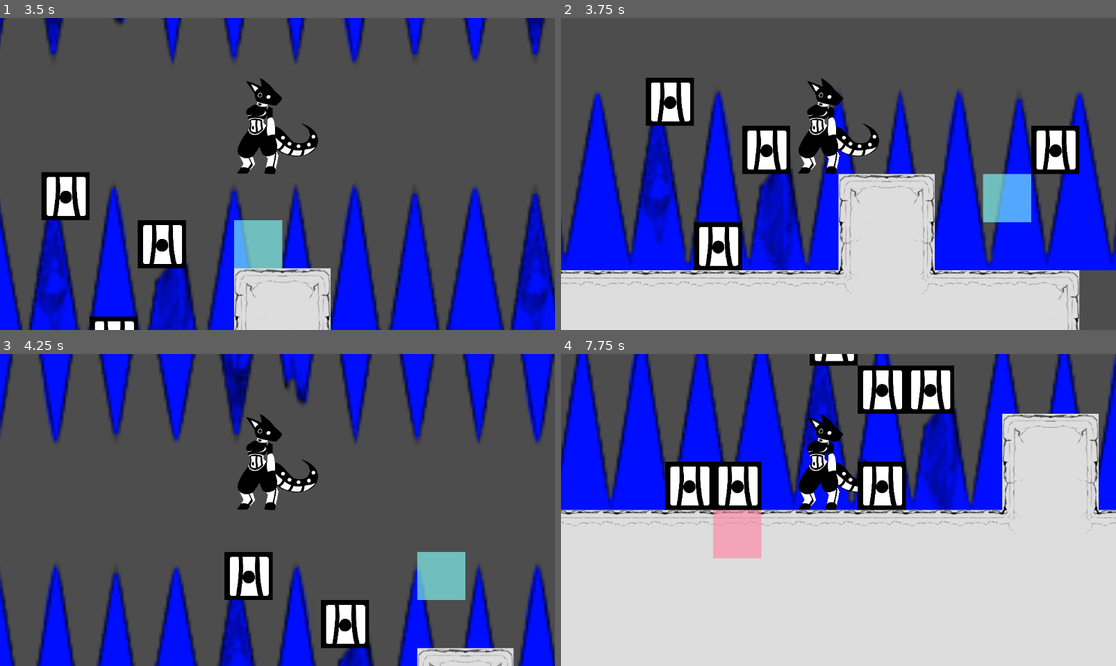
Above: before the commit, frames 1-4 (two rows, left to right).
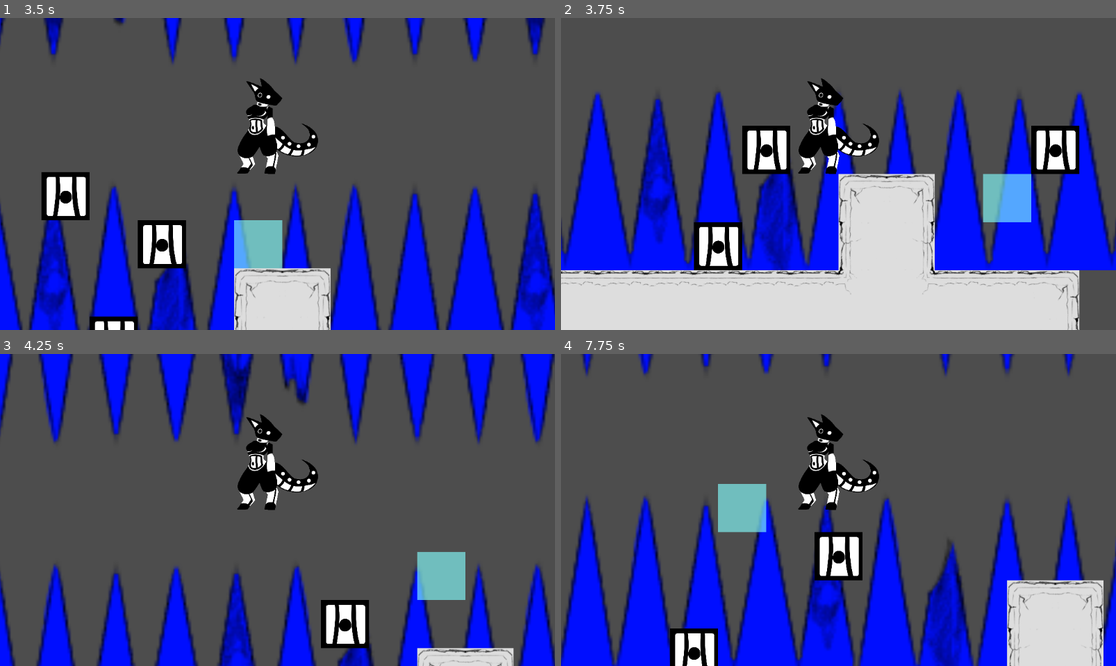
Above: after the commit, the same moments.

Repository: scales-in-git/TeamTime
Game: Godot game, scene res://Scenes/Levels/Debug/DebugLevel.tscn
Two runs of this game, one before a commit and one after it. Both use one fixed random seed, a clock stepped at 60 frames per second and the inputs below. The project has no main scene, so this scene is started directly.
Inputs (mouse positions are in pixels of both pictures, inside the frame that each line leads up to):
- Up to frame 1 (3.5 s): tap Enter at 0.5 s; move the mouse to (399, 158) at 0.52 s; press the mouse at (399, 158) at 0.53 s; hold D (player_right) 0.53-1.28 s; tap Space (player_jump) at 0.77, 1.52, 2.75, 3.02 s; move the mouse to (166, 189) at 1.27 s; release the mouse at (166, 189) at 1.28 s; hold A (player_left) 1.28-2.03 s; click (166, 189) at 1.35 s; move the mouse to (333, 105) at 2.02 s; press the mouse at (333, 105) at 2.03 s; hold D (player_right) from 2.03 s (still down); move the mouse to (249, 236) at 2.77 s; release the mouse at (249, 236) at 2.78 s; click (249, 236) at 2.85 s
- Up to frame 2 (3.75 s): move the mouse to (1005, 220) at 3.52 s; release D (player_right) at 3.53 s; press the mouse at (1005, 220) at 3.53 s; hold A (player_left) from 3.53 s (still down)
- Up to frame 3 (4.25 s): keep holding A (player_left); tap Space (player_jump) at 3.77 s
- Up to frame 4 (7.75 s): move the mouse to (672, 463) at 4.27 s; release the mouse at (672, 463) at 4.28 s; click (672, 463) at 4.35 s; tap Space (player_jump) at 4.52, 6.02, 6.77, 7.25, 7.52 s; move the mouse to (866, 510) at 5.02 s; press the mouse at (866, 510) at 5.03 s; tap Enter at 5.75 s; move the mouse to (755, 432) at 5.77 s; release A (player_left) at 5.78 s; release the mouse at (755, 432) at 5.78 s; hold D (player_right) from 5.78 s (still down); click (755, 432) at 5.85 s; move the mouse to (960, 494) at 6.52 s; press the mouse at (960, 494) at 6.53 s; move the mouse to (727, 525) at 7.27 s; release the mouse at (727, 525) at 7.28 s; click (727, 525) at 7.35 s

Frame 1 is identical in both runs. In frame 2, 1.3% of the frame differs, in the area x 15-25%, y 19-35%; in frame 3, 1.3%; in frame 4, 79%, in the area x 0-100%, y 0-100%.

Commit message:
You now have a max number of blocks

Diff:
--- a/Scenes/Characters/Player/Block/PlacedBlock.tscn
+++ b/Scenes/Characters/Player/Block/PlacedBlock.tscn
@@ -16,6 +16,8 @@
 centered = false
 
 [node name="StaticBody2D" type="StaticBody2D" parent="."]
+collision_layer = 3
+collision_mask = 3
 
 [node name="CollisionShape2D" type="CollisionShape2D" parent="StaticBody2D"]
 position = Vector2(50, 50)
--- a/Scenes/Characters/Player/BlockPlaceHelper.gd
+++ b/Scenes/Characters/Player/BlockPlaceHelper.gd
@@ -1,9 +1,12 @@
+class_name BlockPlacer
 extends Node
 
 
 @onready var block_collision_detector: Area2D = $%BlockPlaceCollision
 @onready var good_indicator: ColorRect = $%PlaceGoodIndicator
 @onready var bad_indicator: ColorRect = $%PlaceBadIndicator
+
+@export var max_placeable_blocks: int = 3
 
 # Preload the block scene
 var PlacedBlock := preload("uid://bwp2sn1n0w8v7")
@@ -13,8 +16,11 @@
 var can_place_block := false
 var placed_block_queue: Array[PlacedBlock] = []
 
+func set_max_blocks(_max_blocks: int):
+	max_placeable_blocks = _max_blocks
+	# TODO: destroy current blocks if there's more blocks placed than allowed
+
 # Append and pop_front
-
 func _input(event: InputEvent):
 
 	if event.is_action_pressed("player_block_place"):
@@ -30,6 +36,11 @@
 			get_tree().root.get_child(0).add_child(new_block)
 		placed_block_queue.append(new_block)
 
+		if placed_block_queue.size() > max_placeable_blocks:
+			var last_block = placed_block_queue.pop_front()
+			# Remove collision (maybe just layer 1)
+			# Play block destorying animation
+			last_block.queue_free()
 	pass
 
 func _physics_process(_delta: float) -> void:
--- a/Scenes/Characters/Player/Player.gd
+++ b/Scenes/Characters/Player/Player.gd
@@ -1,9 +1,20 @@
 class_name Player
 extends CharacterBody2D
+
+@export_category("Movement")
 
 @export var speed: float = 400.0
 @export var gravity: float = 1800.0
 @export var jump_strength: float = 1000.0
+
+@export_category("Other")
+@export var max_blocks: int:
+	set(value):
+		max_blocks = 3
+		block_placer.set_max_blocks(max_blocks)
+	get():
+		return max_blocks
+@onready var block_placer: BlockPlacer = $%BlockPlaceHelper
 
 var puppeting := false
 
--- a/Scenes/Characters/Player/Player.tscn
+++ b/Scenes/Characters/Player/Player.tscn
@@ -30,6 +30,7 @@
 shape = SubResource("RectangleShape2D_8y2kw")
 
 [node name="BlockPlaceHelper" type="Node2D" parent="."]
+unique_name_in_owner = true
 script = ExtResource("3_gqvyu")
 
 [node name="BlockPlaceCollision" type="Area2D" parent="BlockPlaceHelper"]
